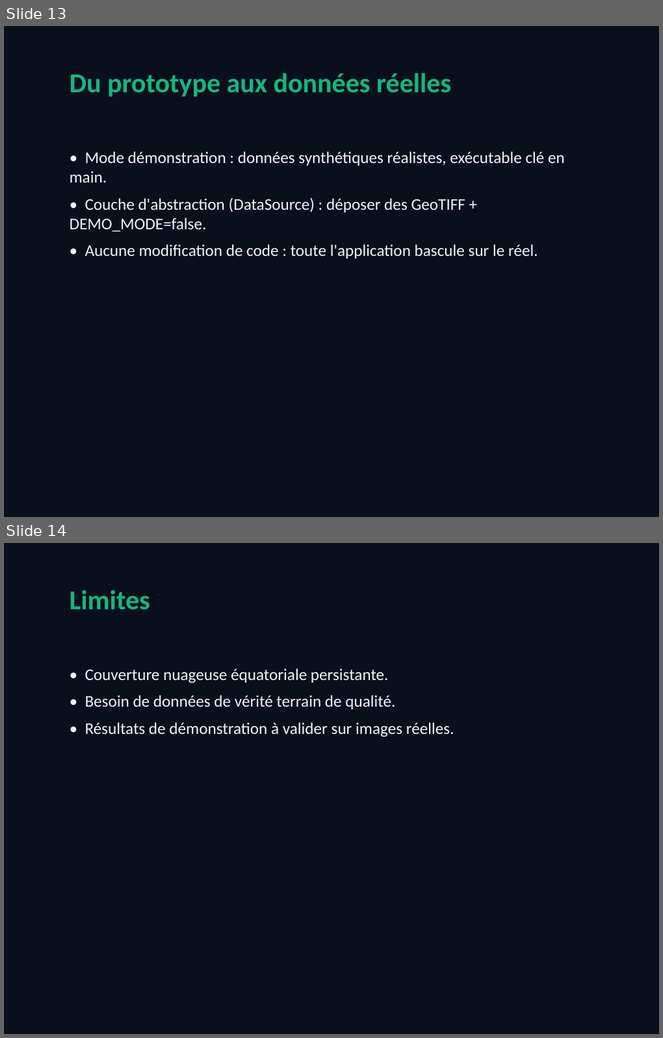
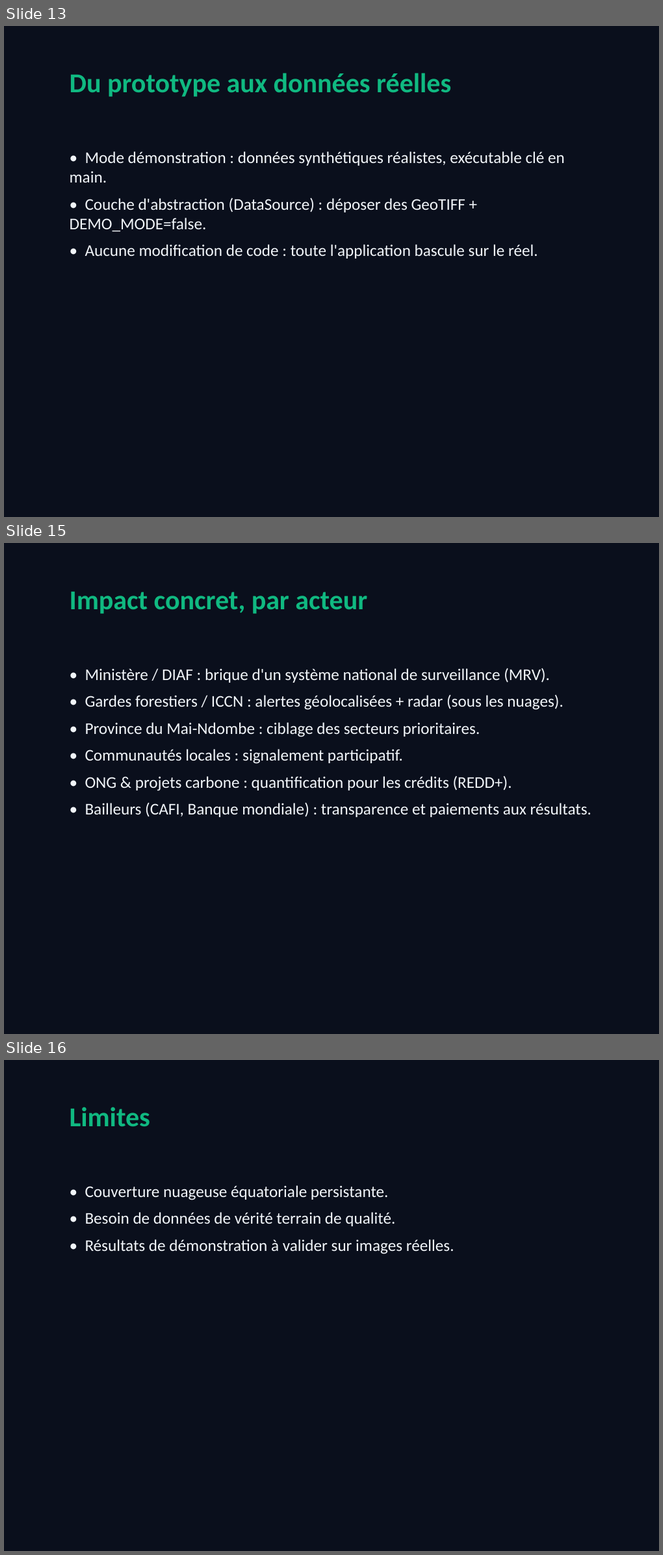
Before and after one commit to joycewetu0805/deforestwatch, a slide deck: docs/soutenance_deforestwatch.pptx. Shown one above the other, each under a label of ours: slides 13 and 14 before the commit, slides 13, 15 and 16 after it; the slides between them are not shown. The pictures are 663x1038 and 663x1555 pixels, drawn with LibreOffice and Linux fonts; fonts in the diff are those of the drawing. Boxes give left, top, right and bottom in pixels: in the first picture for what was removed or moved away, otherwise in the second. Text is boxed around its words. In the diff, an @@ line names an element or a change of style, - is before the commit and + after.

```diff
--- a/docs/soutenance_deforestwatch.pptx
+++ b/docs/soutenance_deforestwatch.pptx
@@ slide 15 added at (x1=4, y1=543, x2=659, y2=1034), background #0A0F1C @@
@@ text added at (x1=70, y1=592, x2=367, y2=614), 30 pt, text #10B981, bold @@
+Impact concret, par acteur
@@ text added at (x1=85, y1=668, x2=592, y2=817), 18 pt, text #F1F5F9 @@
+• Ministère / DIAF : brique d'un système national de surveillance (MRV).
+• Gardes forestiers / ICCN : alertes géolocalisées + radar (sous les nuages).
+• Province du Mai-Ndombe : ciblage des secteurs prioritaires.
+• Communautés locales : signalement participatif.
+• ONG & projets carbone : quantification pour les crédits (REDD+).
+• Bailleurs (CAFI, Banque mondiale) : transparence et paiements aux résultats.
@@ what was slide 14 is now slide 16 @@
```
Also in this commit, not shown: 1 other slide added, 5 other files.
